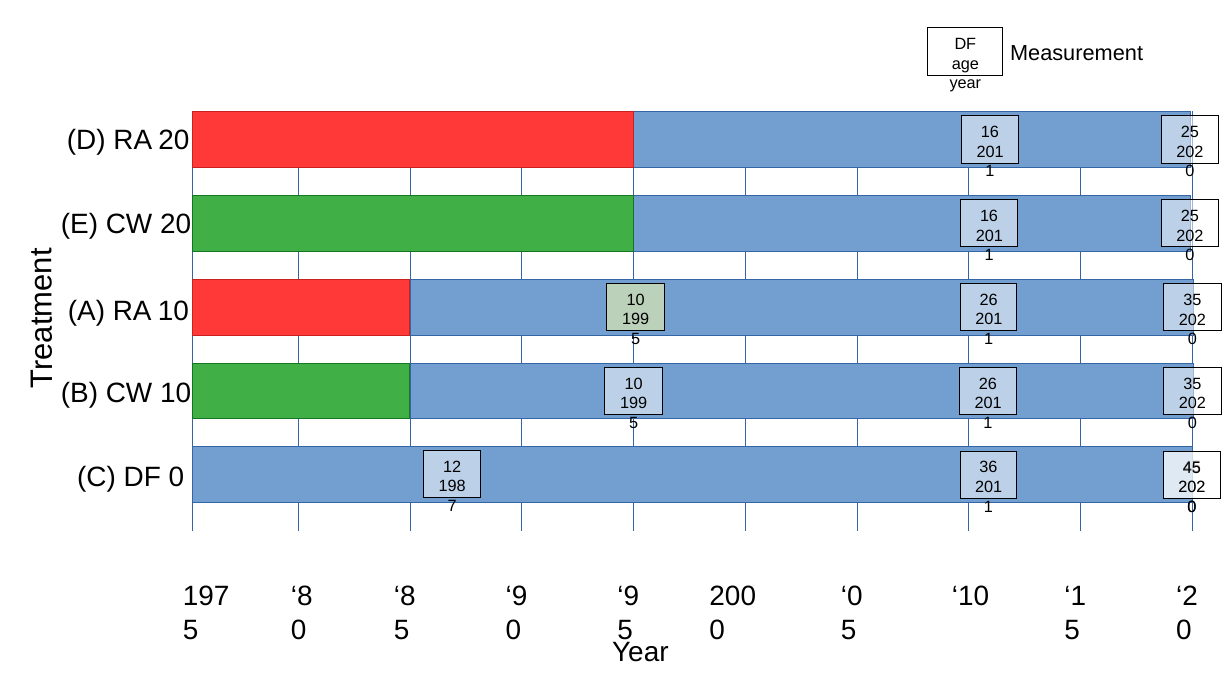
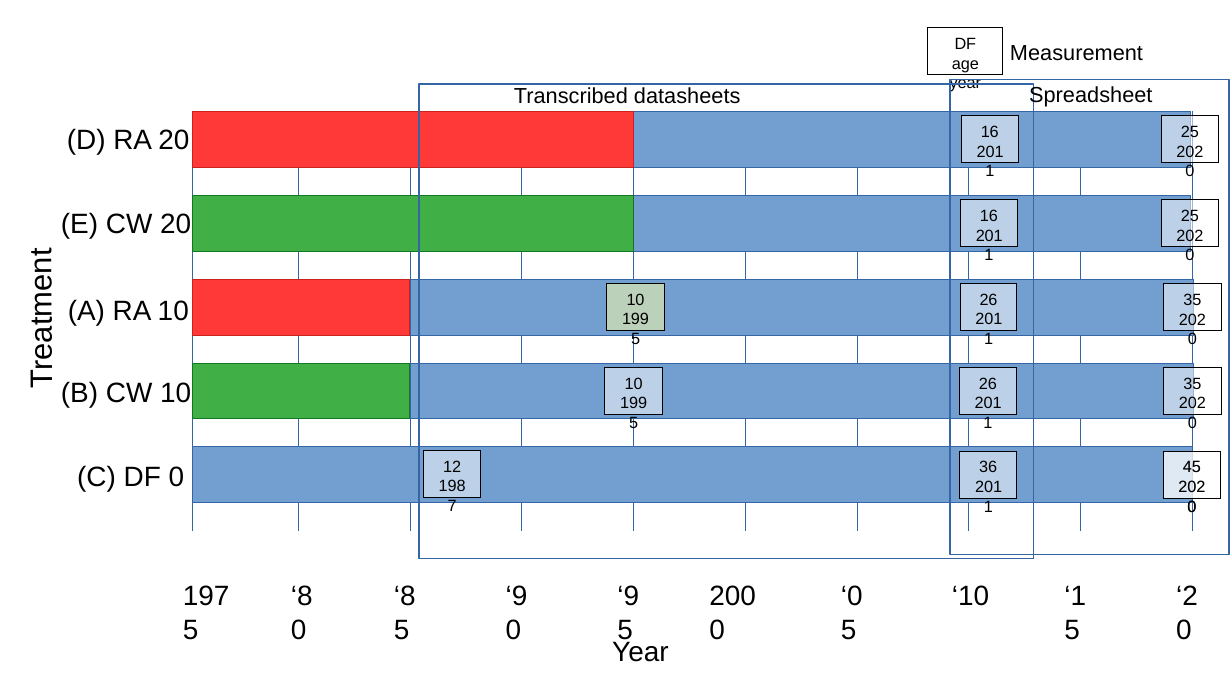
Before and after one commit to LeBoldus-Lab/Apiary_LRR, a slide deck: slide 1 of Experiment_timeline.pptx. Drawn at 1232x693 pixels with LibreOffice and Linux fonts; fonts in the diff are those of the drawing. Boxes give left, top, right and bottom in pixels: in the first picture for what was removed or moved away, otherwise in the second. Text is boxed around its words. In the diff, an @@ line names an element or a change of style, - is before the commit and + after.

```diff
--- a/Experiment_timeline.pptx
+++ b/Experiment_timeline.pptx
@@ rectangle added at (419,84,1034,559), outline #3465A4 0.99 pt @@
@@ text added at (514,87,740,104), 14 pt, text #000000 @@
+Transcribed datasheets
@@ rectangle added at (950,79,1230,555), outline #3465A4 0.99 pt @@
@@ text added at (1029,85,1152,107), 14 pt, text #000000 @@
+Spreadsheet
```
Also in this commit, not shown: 13 other files.
